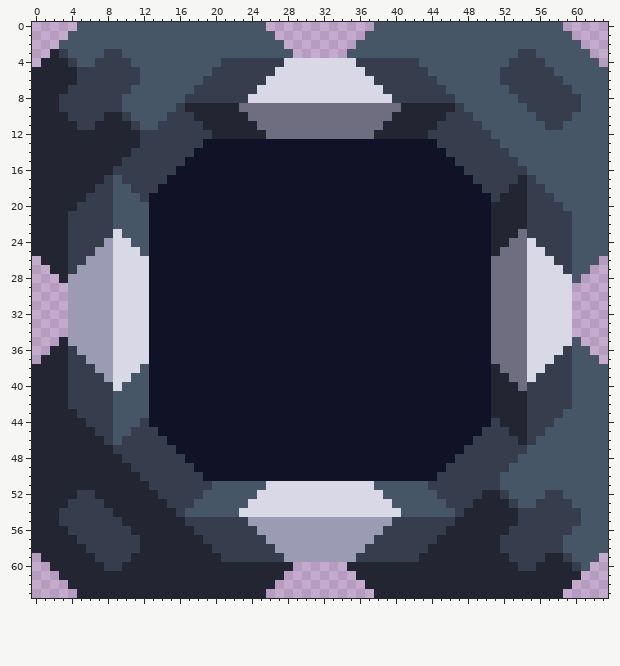
Pixel-art sprite: sprites/blocks/drills/ALUMINUM DRILL/biotic-zlo-production-aluminum-drill.png. The first picture shows the starting point.
The file is 64x64 pixels.
Once edited:
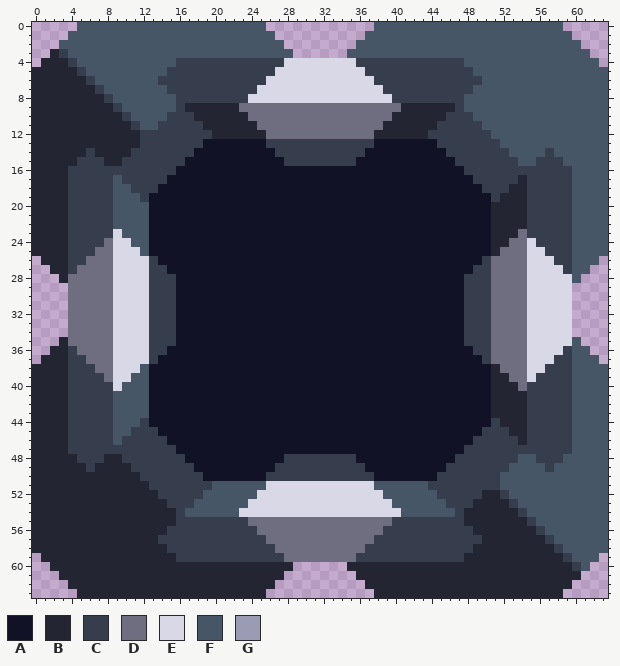
Palette (. is transparent): A #111226  B #242533  C #363d4d  D #6e6e80  E #d8d8e6  F #475666  G #9b9bb3
The exact change:
Changed rows in their new state; - is an unchanged pixel.
first column x 3:
 3 -----FF--------------------------------------------FF-----
 4 ----FFFF-----CCCCC----------------------CCCCC-----FFFF----
 5 ---FFFFFF---CCCCC------------------------CCCCC---FFFFFF---
 6 --B-FFFFF--CCCCC--------------------------CCCCC--FFFFFFF--
 7 -BBB-FFF----CCC----------------------------CCC----FFFFFFF-
 8 BBBBB-F------C------------------------------C------FFFFFFF
 9 BBBBBB----------------------------------------------FFFFFF
10 -BBBB------------------------------------------------FFFF-
11 --BB--------------------------------------------------FF--
13 -----------------------CCCCCCCCCCCC-----------------------
14 ---C--------------------CCCCCCCCCC--------------------C---
15 --CCC--------------------CCCCCCCC--------------------CCC--
16 -CCCCC----------------------------------------------CCCCC-
17 -CCCC------------------------------------------------CCCC-
18 -CCC--------------------------------------------------CCC-
19 -CC----------------------------------------------------CC-
20 -C------------------------------------------------------C-
first column x 4:
24 ----D------------------------------------------
25 ---DD------------------------------------------
26 --DDD----C------------------------------------C
27 -DDDD----CC----------------------------------CC
28 DDDDD----CCC--------------------------------CCC
29 DDDDD----CCC--------------------------------CCC
30 DDDDD----CCC--------------------------------CCC
31 DDDDD----CCC--------------------------------CCC
32 DDDDD----CCC--------------------------------CCC
33 DDDDD----CCC--------------------------------CCC
34 DDDDD----CCC--------------------------------CCC
35 DDDDD----CCC--------------------------------CCC
36 -DDDD----CC----------------------------------CC
37 --DDD----C------------------------------------C
38 ---DD------------------------------------------
39 ----D------------------------------------------
first column x 3:
43 -C------------------------------------------------------C-
44 -CC----------------------------------------------------CC-
45 -CCC--------------------------------------------------CCC-
46 -CCCC------------------------------------------------CCCC-
47 -CCCCC----------------------------------------------CCCCC-
48 --CCC--------------------CCCCCCCC--------------------CCC--
49 ---C--------------------CCCCCCCCCC--------------------C---
50 -----------------------CCCCCCCCCCCC-----------------------
52 --BB--------------------------------------------------FF--
53 -BBBB------------------------------------------------FFFF-
54 BBBBBB----------------------------------------------FFFFFF
55 BBBBBBB------C-------DDDDDDDDDDDDDDDD-------C------B-FFFFF
56 -BBBBBBB----CCC-------DDDDDDDDDDDDDD-------CCC----BBB-FFF-
57 --BBBBBBB--CCCCC-------DDDDDDDDDDDD-------CCCCC--BBBBB-F--
58 ---BBBBBB---CCCCC-------DDDDDDDDDD-------CCCCC---BBBBBB---
59 ----BBBB-----CCCCC-------DDDDDDDD-------CCCCC-----BBBB----
60 -----BB--------------------------------------------BB-----
Changed places in both pictures, as pixel boxes (x1, y1, x2, y2):
changed: (59, 49, 221, 211)
changed: (419, 49, 581, 211)
changed: (266, 139, 374, 166)
changed: (59, 238, 221, 571)
changed: (464, 256, 491, 364)
changed: (248, 409, 581, 571)
